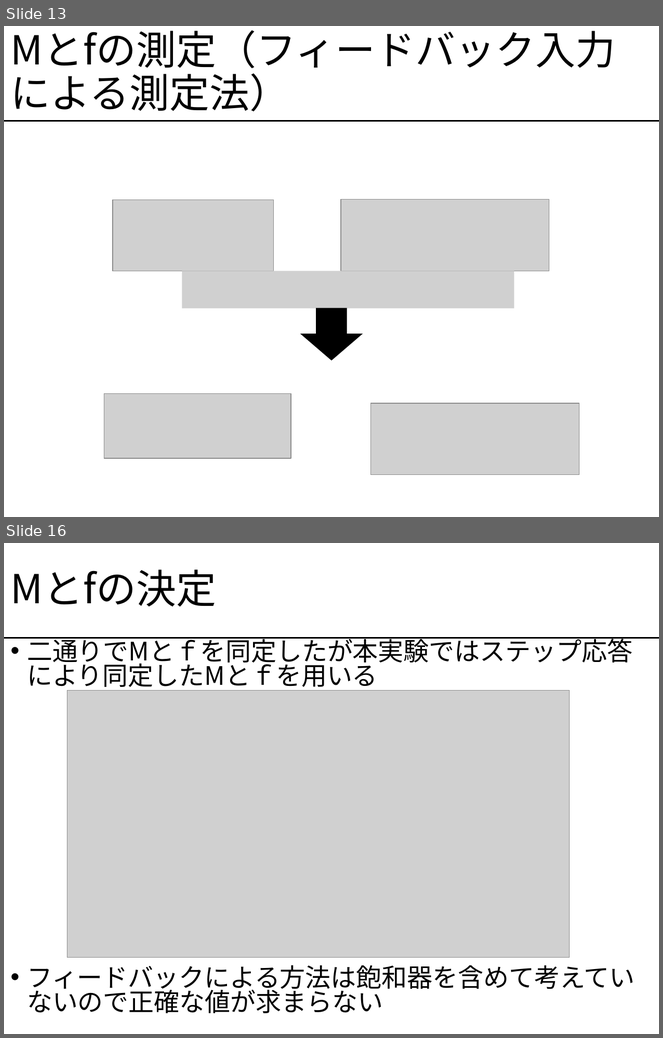
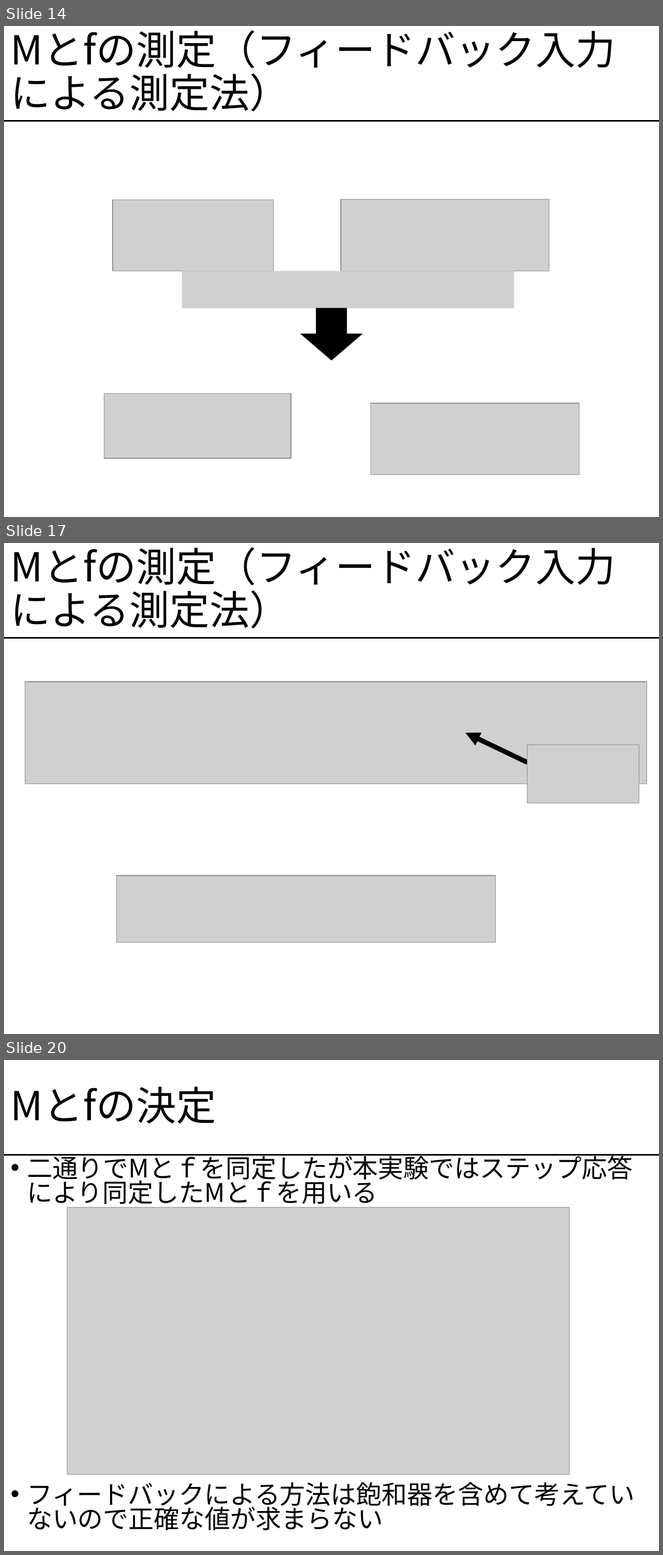
Before and after one commit to rywyr/PTEX, a slide deck: PTEX/gazo/pendulum_prezen.pptx. Shown one above the other, each under a label of ours: slides 13 and 16 before the commit, slides 14, 17 and 20 after it; the slides between them are not shown. The pictures are 663x1038 and 663x1555 pixels, drawn with LibreOffice and Linux fonts; fonts in the diff are those of the drawing; grey boxes stand for pictures. Boxes give left, top, right and bottom in pixels: in the first picture for what was removed or moved away, otherwise in the second. Text is boxed around its words. In the diff, an @@ line names an element or a change of style, - is before the commit and + after.

```diff
--- a/PTEX/gazo/pendulum_prezen.pptx
+++ b/PTEX/gazo/pendulum_prezen.pptx
@@ slide 17 added at <box>4,543,659,1034</box>, background #FFFFFF; not listed: 1 template element that a slide beside it also shows @@
@@ title added at <box>11,547,616,628</box>, 44 pt, text #000000 @@
+Mとfの測定（フィードバック入力による測定法）
@@ picture added at <box>25,682,647,784</box> @@
@@ arrow added from (528, 762) to (466, 733), #000000 5.25 pt @@
@@ picture added at <box>528,745,639,804</box> @@
@@ picture added at <box>117,876,496,943</box> @@
@@ what was slide 13 is now slide 14 @@
@@ what was slide 16 is now slide 20 @@
```
Also in this commit, not shown: 20 slides changed, 7 other slides added, 2 other files.
